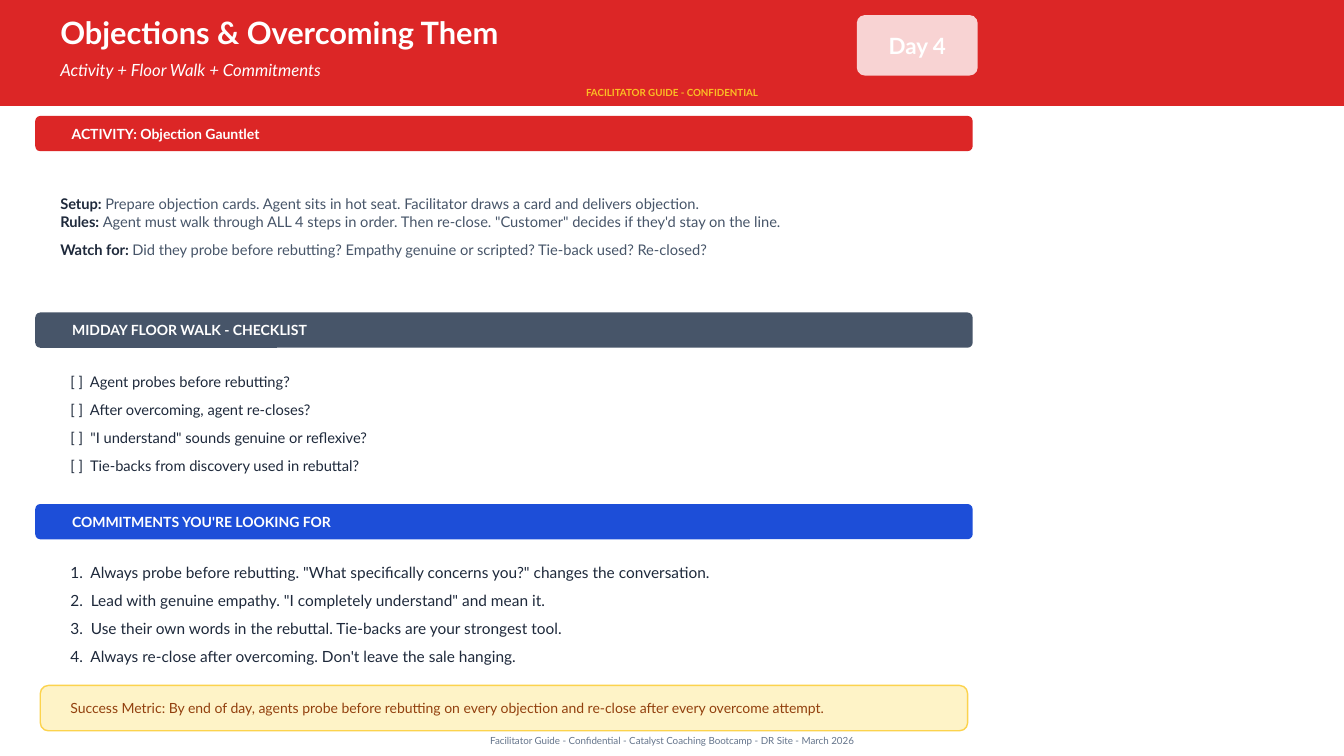
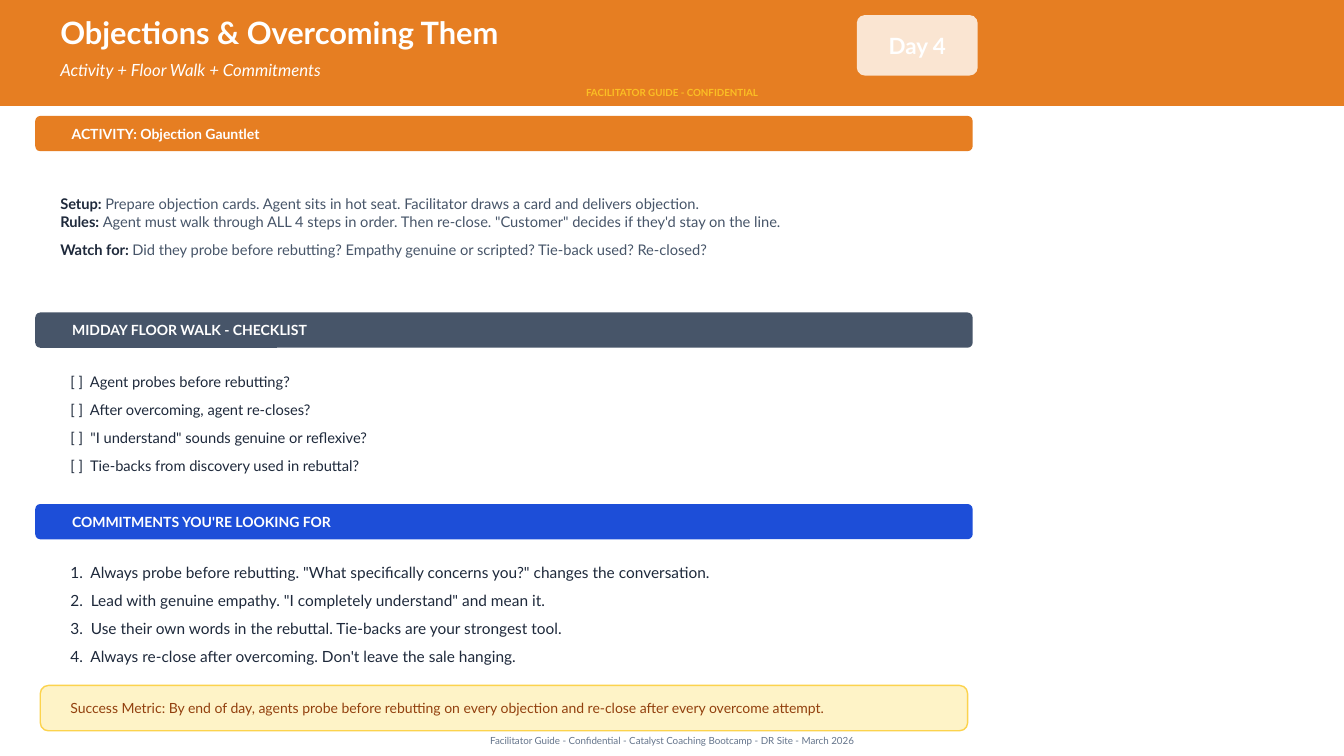
Before and after one commit to joshuaedgecomb-dev/catalyst-qa-scorecard, a slide deck: slide 9 of bootcamp/Catalyst_Bootcamp_Facilitator_Guide.pptx. Drawn at 1344x756 pixels with LibreOffice and Linux fonts; fonts in the diff are those of the drawing. Boxes give left, top, right and bottom in pixels: in the first picture for what was removed or moved away, otherwise in the second. Text is boxed around its words. In the diff, an @@ line names an element or a change of style, - is before the commit and + after.

```diff
--- a/bootcamp/Catalyst_Bootcamp_Facilitator_Guide.pptx
+++ b/bootcamp/Catalyst_Bootcamp_Facilitator_Guide.pptx
@@ rectangle at (0, 0, 1344, 106): fill #DC2626 to #E67E22 @@
@@ rounded rectangle at (35, 116, 973, 151): fill #DC2626 to #E67E22 @@
```
Also in this commit, not shown: 3 other slides changed, 7 other files.
